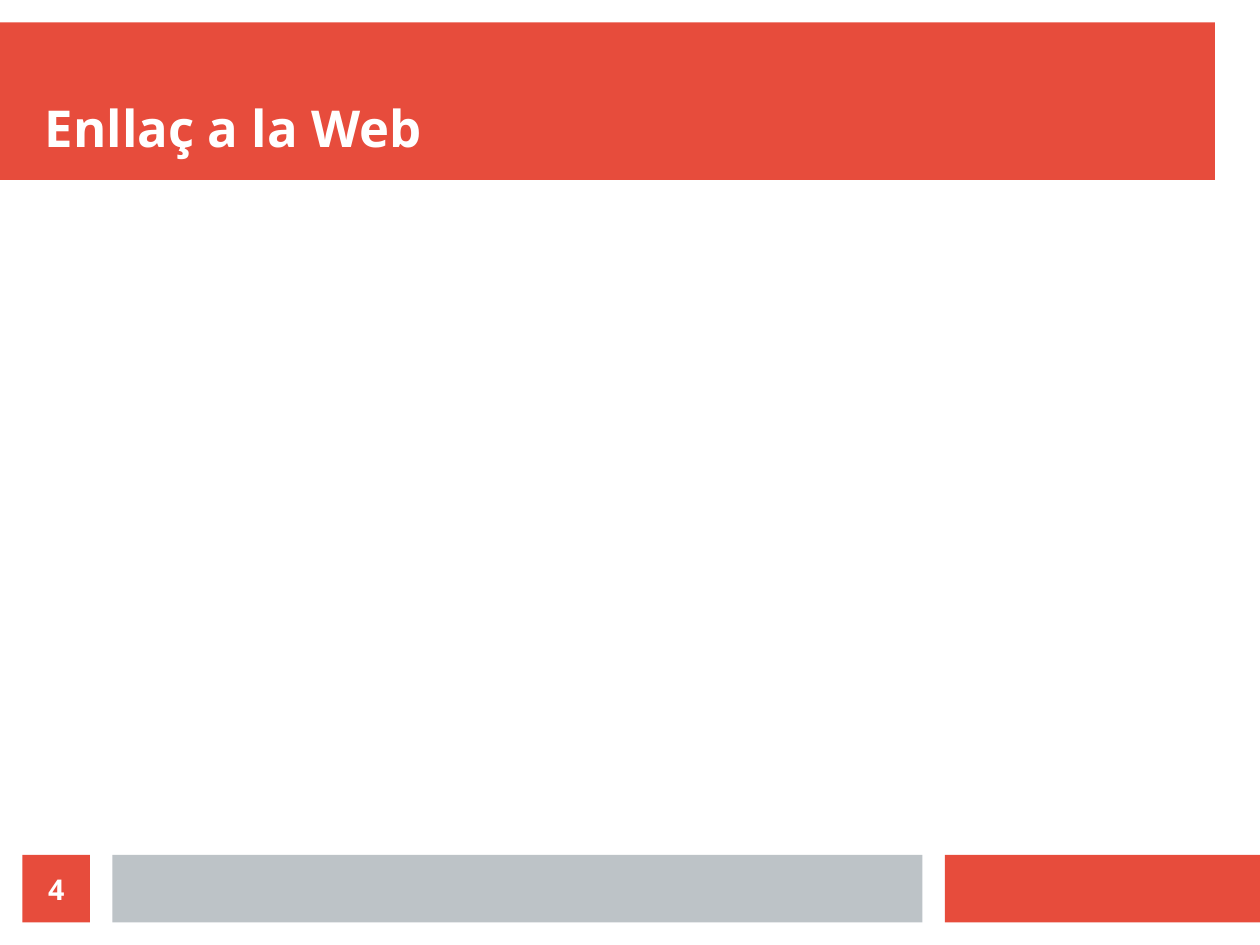
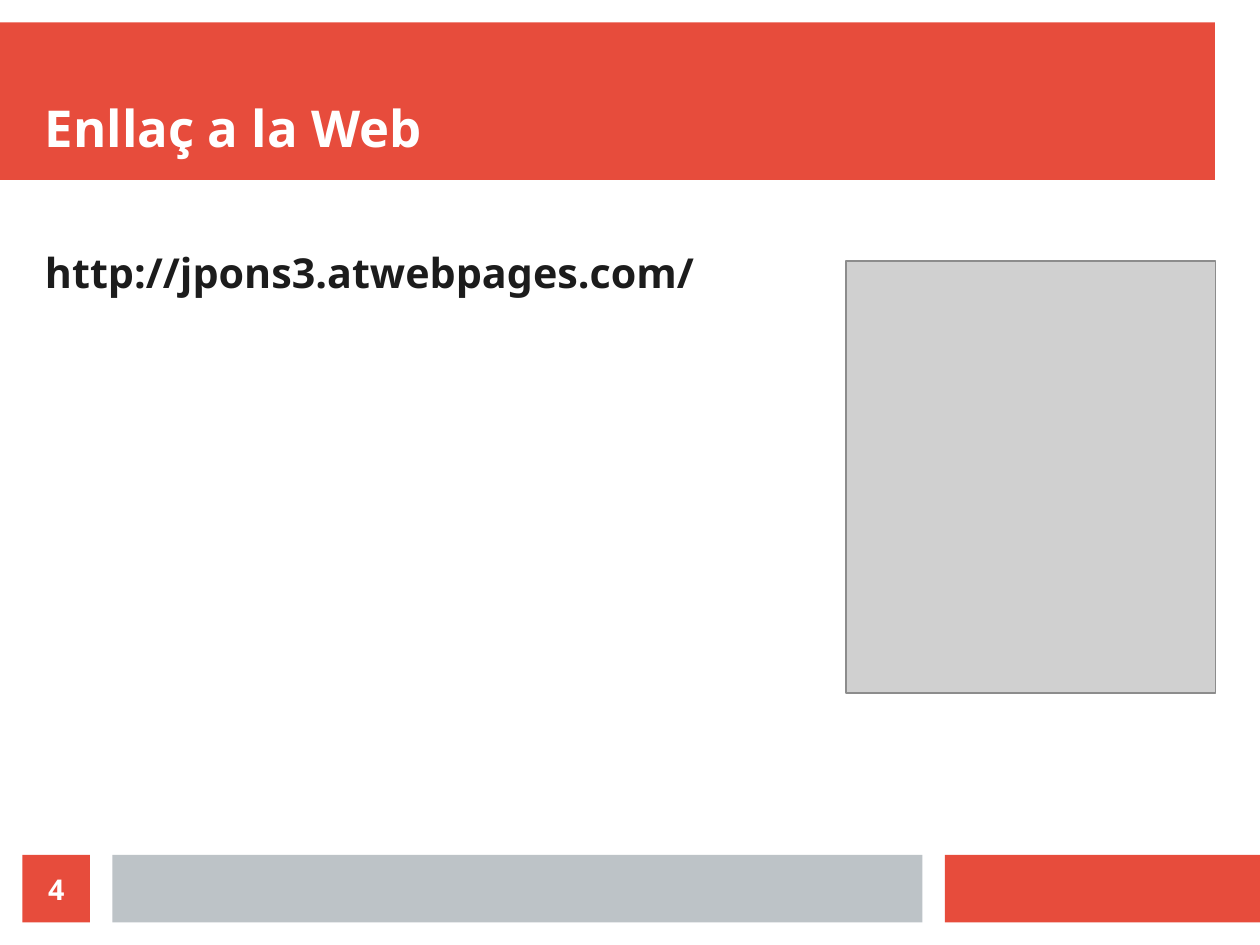
Before and after one commit to DomaxX26/Programs, a slide deck: slide 4 of HTML y CSS/Prensetació Projecte.odp. Drawn at 1260x945 pixels with LibreOffice and Linux fonts; fonts in the diff are those of the drawing; grey boxes stand for pictures. Boxes give left, top, right and bottom in pixels: in the first picture for what was removed or moved away, otherwise in the second. Text is boxed around its words. In the diff, an @@ line names an element or a change of style, - is before the commit and + after.

```diff
--- a/HTML y CSS/Prensetació Projecte.odp
+++ b/HTML y CSS/Prensetació Projecte.odp
@@ text added at [45,256,694,298], 26 pt, text #1C1C1C, bold @@
+http://jpons3.atwebpages.com/
@@ picture added at [846,261,1215,693] @@
```
Also in this commit, not shown: 3 slides added, 2 slides removed, 6 other files.
